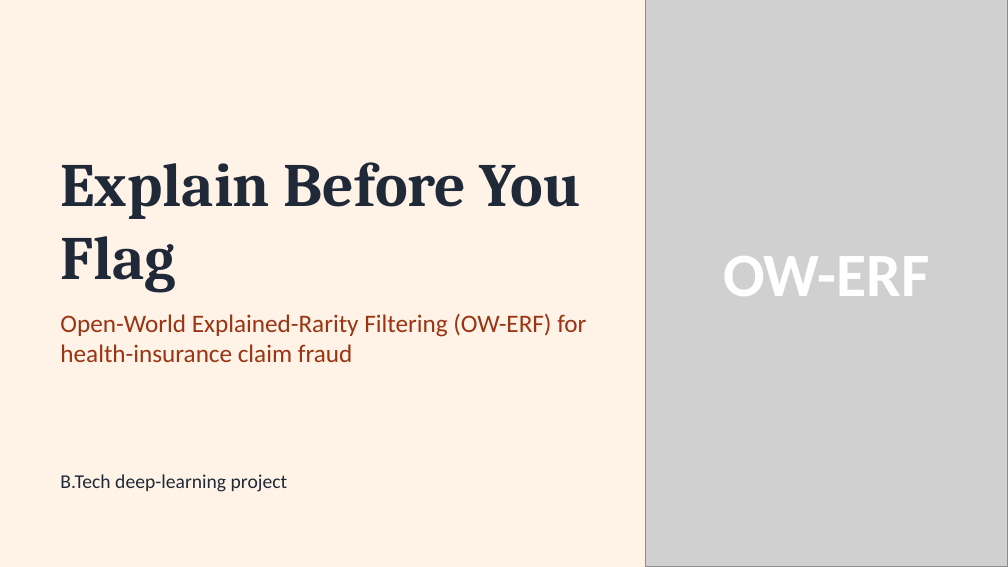
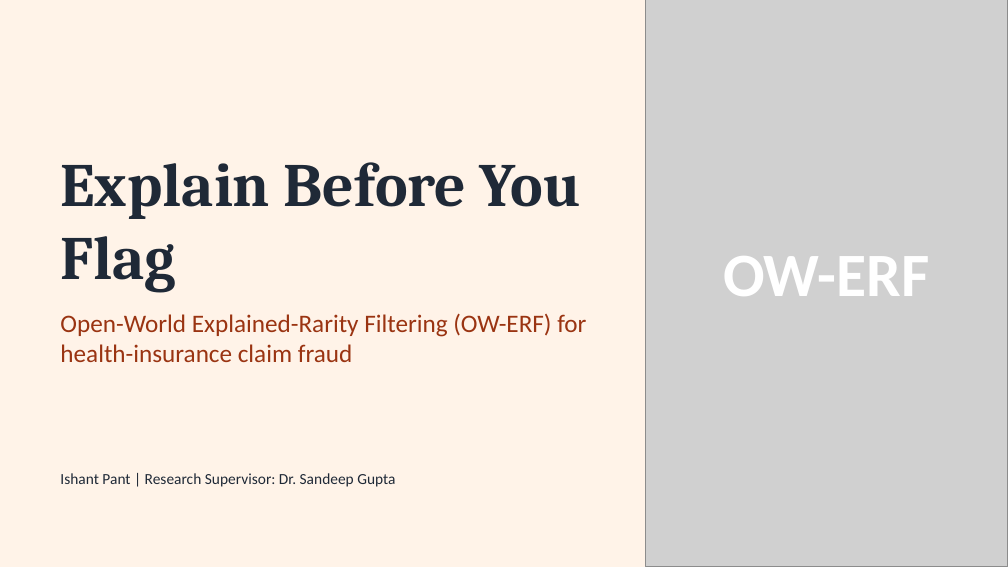
Before and after one commit to ishantpant2121/MUJ-DS-2430010379, a slide deck: slide 1 of presentations/OWERF_Project_Presentation.pptx. Drawn at 1008x567 pixels with LibreOffice and Linux fonts; fonts in the diff are those of the drawing; grey boxes stand for pictures. Boxes give left, top, right and bottom in pixels: in the first picture for what was removed or moved away, otherwise in the second. Text is boxed around its words. In the diff, an @@ line names an element or a change of style, - is before the commit and + after.

Commit message:
docs: add presentation author credit and clarify proposed workflow
Credit Ishant Pant as the sole student author and Dr. Sandeep Gupta as research supervisor on the presentation cover. Label the operational flow as illustrative.

```diff
--- a/presentations/OWERF_Project_Presentation.pptx
+++ b/presentations/OWERF_Project_Presentation.pptx
@@ text at <box>60,473,395,487</box>: text changed; size 14 to 11 pt @@
-B.Tech deep-learning project
+Ishant Pant | Research Supervisor: Dr. Sandeep Gupta
```
Also in this commit, not shown: 2 other slides changed.
